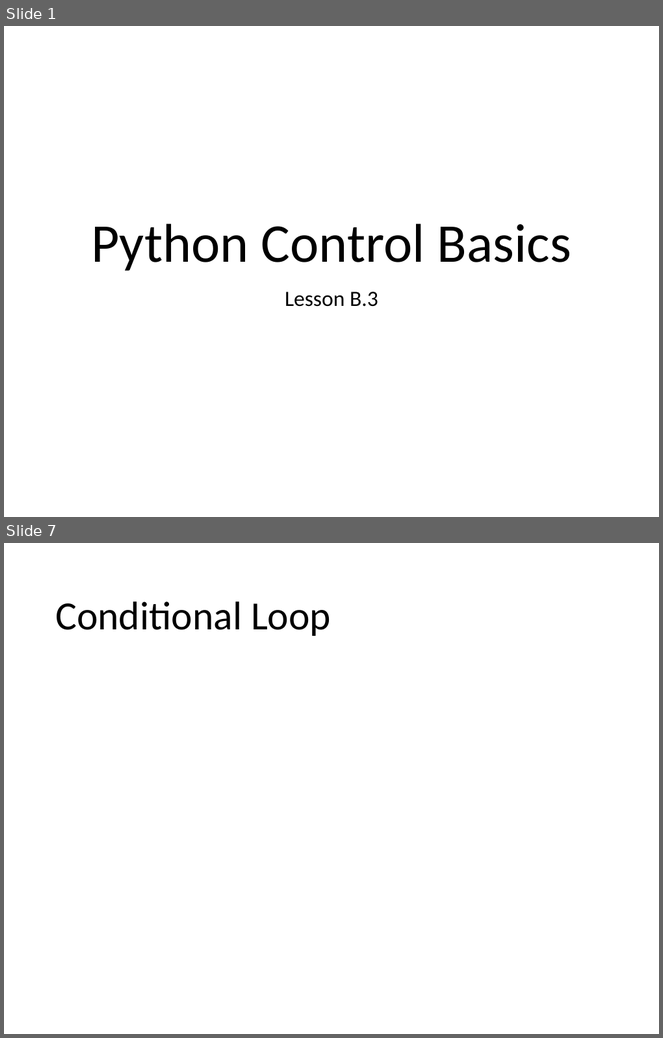
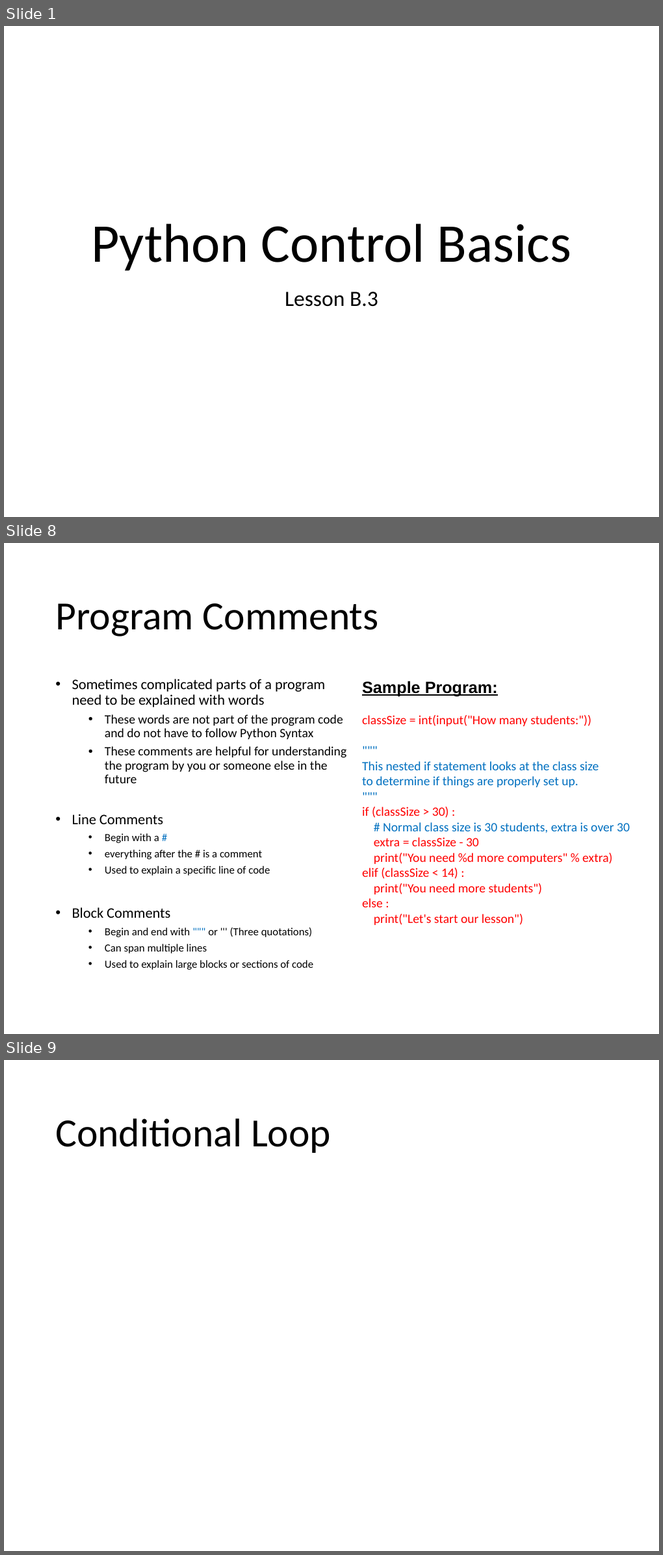
Before and after one commit to Greg5519/ICS2O0, a slide deck: Topic B Programming Introduction/B.3 Lesson - Python Control Basics.pptx. Shown one above the other, each under a label of ours: slides 1 and 7 before the commit, slides 1, 8 and 9 after it; the slides between them are not shown. The pictures are 663x1038 and 663x1555 pixels, drawn with LibreOffice and Linux fonts; fonts in the diff are those of the drawing. Boxes give left, top, right and bottom in pixels: in the first picture for what was removed or moved away, otherwise in the second. Text is boxed around its words. In the diff, an @@ line names an element or a change of style, - is before the commit and + after.

```diff
--- a/Topic B Programming Introduction/B.3 Lesson - Python Control Basics.pptx
+++ b/Topic B Programming Introduction/B.3 Lesson - Python Control Basics.pptx
@@ slide 8 added at [4,543,659,1034], background #FFFFFF @@
@@ title added at [55,603,379,637], 44 pt, text #000000 @@
+Program Comments
@@ text added at [72,679,347,970], 12 pt, text #000000 @@
+• Sometimes complicated parts of a program need to be explained with words
+  • These words are not part of the program code and do not have to follow Python Syntax
+  • These comments are helpful for understanding the program by you or someone else in the future
+• Line Comments
+  • Begin with a #
+  • everything after the # is a comment
+  • Used to explain a specific line of code
+• Block Comments
+  • Begin and end with """ or ''' (Three quotations)
+  • Can span multiple lines
+  • Used to explain large blocks or sections of code
@@ text added at [362,681,630,925], 14 pt, text #FF0000 @@
+Sample Program:
+classSize = int(input("How many students:"))
+"""
+This nested if statement looks at the class size
+to determine if things are properly set up.
+"""
+if (classSize > 30) :
+# Normal class size is 30 students, extra is over 30
+extra = classSize - 30
+print("You need %d more computers" % extra)
+elif (classSize < 14) :
+print("You need more students")
+else :
+print("Let's start our lesson")
@@ what was slide 7 is now slide 9 @@
```
Also in this commit, not shown: 1 slide changed, 6 other slides added, 4 slides removed, 1 other file.
